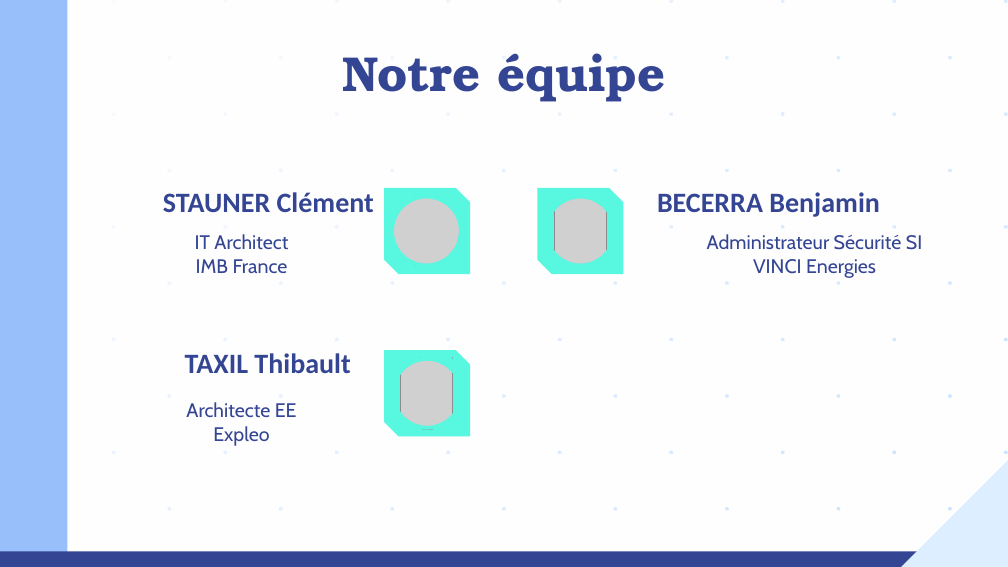
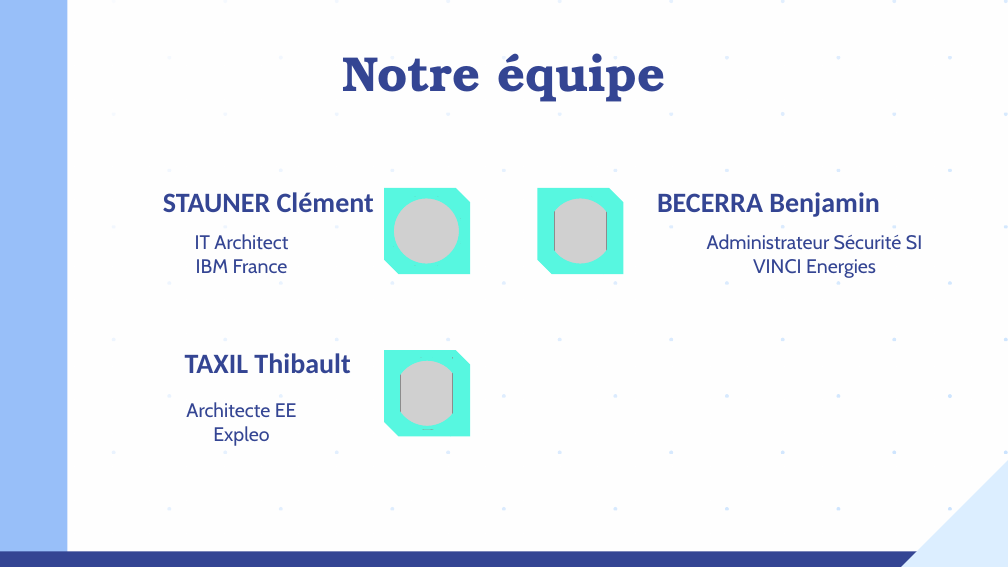
Before and after one commit to Danes99/blockchain-election, a slide deck: slide 4 of presentation.pptx. Drawn at 1008x567 pixels with LibreOffice and Linux fonts; fonts in the diff are those of the drawing; grey boxes stand for pictures. Boxes give left, top, right and bottom in pixels: in the first picture for what was removed or moved away, otherwise in the second. Text is boxed around its words. In the diff, an @@ line names an element or a change of style, - is before the commit and + after.

Commit message:
Updated powerpoint

```diff
--- a/presentation.pptx
+++ b/presentation.pptx
@@ subtitle at [196, 259, 288, 273]: text changed @@
-IMB France
+IBM France
```
Also in this commit, not shown: 4 other slides changed.
